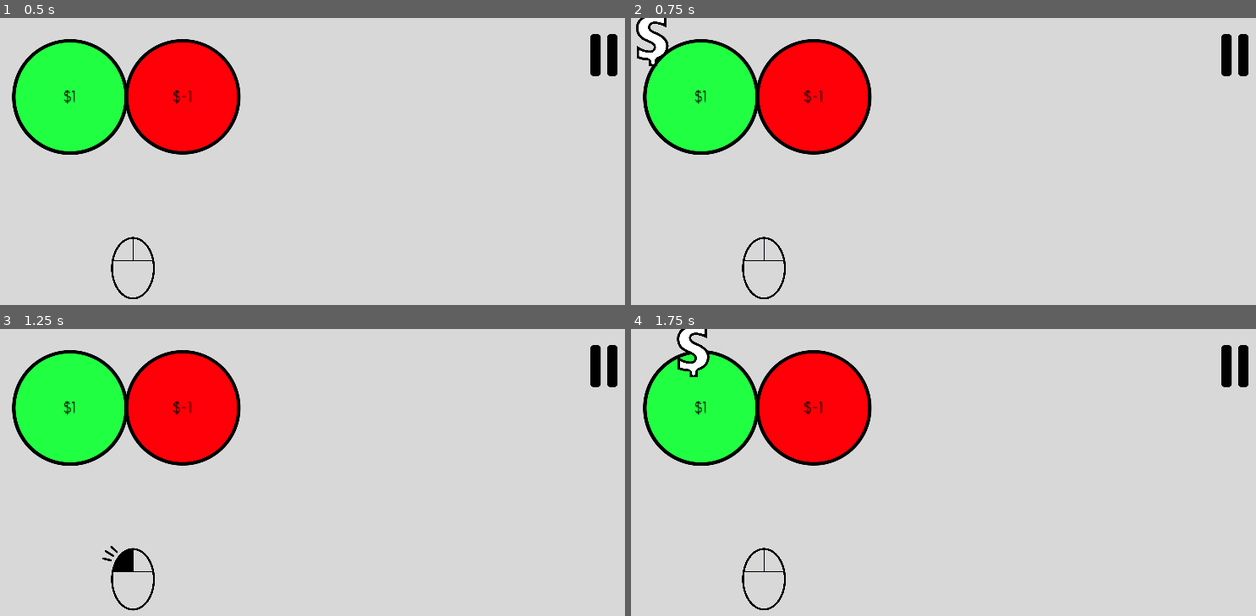
Above: before the commit, frames 1-4 (two rows, left to right).
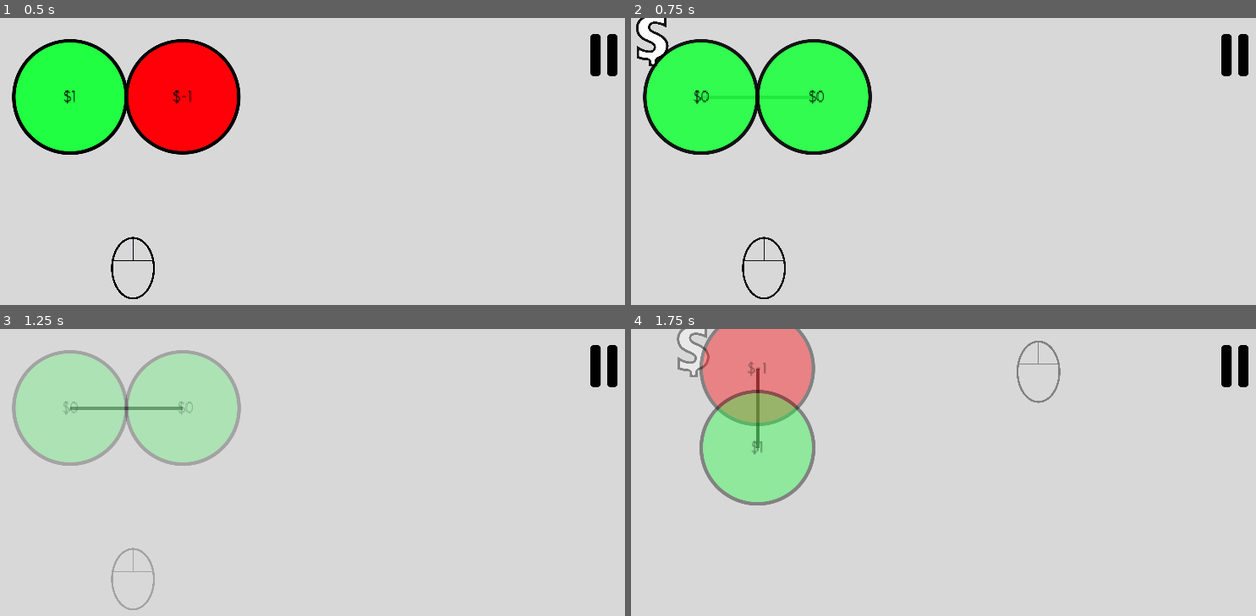
Above: after the commit, the same moments.

Repository: Inglo-Games/dollar-shuffle
Game: Godot game, scene res://scenes/tutorial.tscn
Two runs of this game, one before a commit and one after it. Both use one fixed random seed, a clock stepped at 60 frames per second and the inputs below. This scene is started directly instead of the project's main scene.
Inputs (mouse positions are in pixels of both pictures, inside the frame that each line leads up to):
- Up to frame 1 (0.5 s): no input
- Up to frame 2 (0.75 s): tap Enter at 0.5 s; move the mouse to (699, 98) at 0.52 s; click (699, 98) at 0.6 s
- Up to frame 3 (1.25 s): no input
- Up to frame 4 (1.75 s): move the mouse to (812, 409) at 1.27 s; right-click (812, 409) at 1.35 s; click (812, 409) at 1.42 s

Frame 1 is identical in both runs. In frame 2, 5.4% of the frame differs, in the area x 9-39%, y 7-48%; in frame 3, 12%; in frame 4, 17%, in the area x 1-69%, y 0-98%.
Error before the commit: Invalid get index 'moves' (on base: 'Control (tutorial.gd)'). (res://scripts/graph.gd:71)

Commit message:
Adding dummy moves list to tutorial

Diff:
--- a/scripts/tutorial.gd
+++ b/scripts/tutorial.gd
@@ -16,6 +16,9 @@
 
 # Current tutorial level number
 var tut_num = 1
+
+# Moves list isn't used in tutorial, but is called in graph.gd
+var moves = []
 
 # Called when the node enters the scene tree for the first time.
 func _ready():
